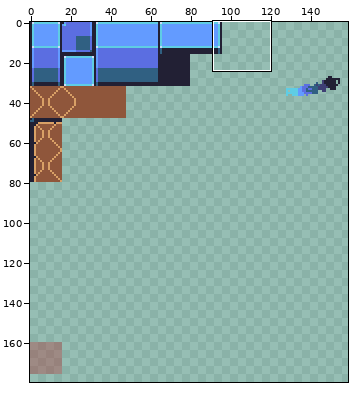
Two versions of one sprite sheet, assets/tiles.png. The picture above shows the old version from afar; the outline marks the close-up.
Close-up. Before:
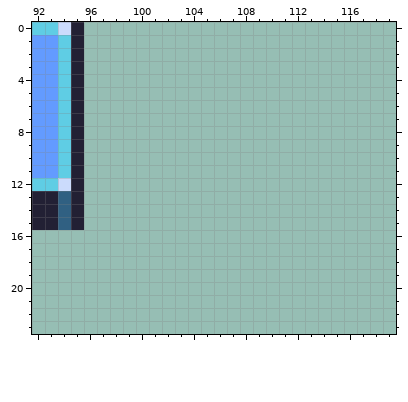
The file is 320x320 pixels. Shown: x 92..119, y 0..23. The wide view leaves out empty margins.
And afterwards:
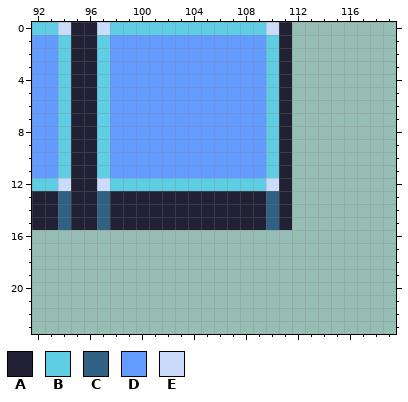
Palette (. is transparent): A #222034  B #5fcde4  C #306082  D #639bff  E #cbdbfc
The exact change:
y 0: x 96..111 ................ -> AEBBBBBBBBBBBBEA
y 1..11: x 96..111 ................ -> ABDDDDDDDDDDDDBA
y 12: x 96..111 ................ -> AEBBBBBBBBBBBBEA
y 13..15: x 96..111 ................ -> ACAAAAAAAAAAAACA
